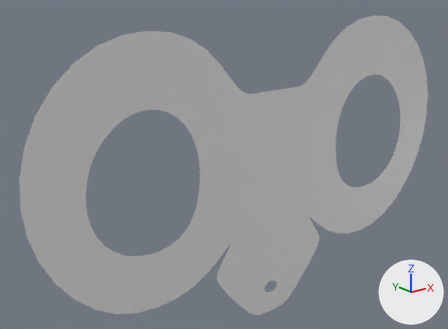
The Blender file client/lib/models/chibi.blend, before and after one commit.
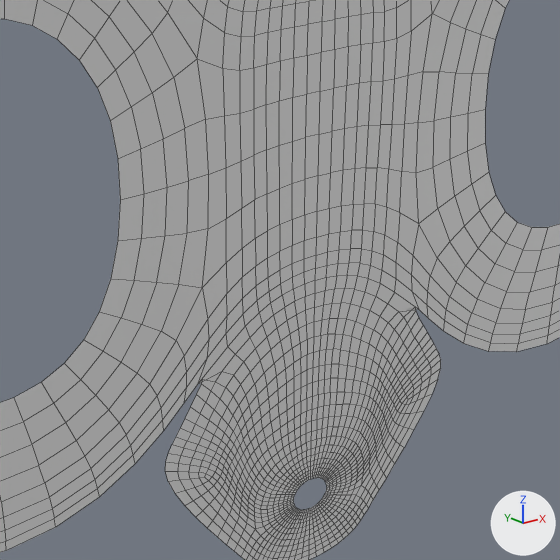
Old and new are each drawn whole from a 50 mm lens placed at (-0.393, -0.637, 1.218), pointed at (-0.045, -0.202, 1.044) and again close up on the part from 35% to 81% of the width and 31% to 95% of the height. The axes (+X, +Y, +Z) are drawn at lower right. The lights are the same throughout. The close-ups show mesh edges as thin lines.

Names of what the first close-up shows: 'Chibi'.
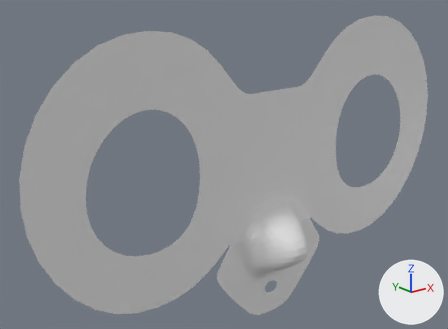
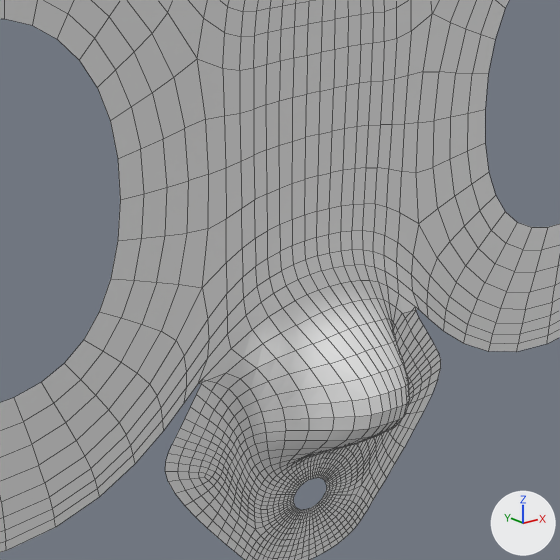
Commit message: extended chibi nose

What differs and where, as boxes (x1, y1, x2, y2) in the close-ups (560 x 560 px; the box of a moved part takes in the faces that stretch with it):
part 1 of me_circle, moved or reshaped: before (198, 275, 418, 469); after (197, 280, 418, 470)

What the commit changed:
me_circle has 79 vertices, 57 faces and spans x 0.0..0.252, y 0.881..1.179, z 0.222.
me_circle is used by ob_chibi; location (0.0, 0.0, 0.0); rotation (1.571, 0.0, 0.0), in degrees (90, 0, 0).
Before the commit, vertices of me_circle: 27 (0.0, 0.95, 0.222), 28 (0.012, 0.949, 0.222), 29 (0.0, 0.975, 0.222), 30 (0.012, 0.974, 0.222).
Part 1, on me_circle:
Vertices 27 to 30 of me_circle move by (0.0, 0.0, 0.045).
